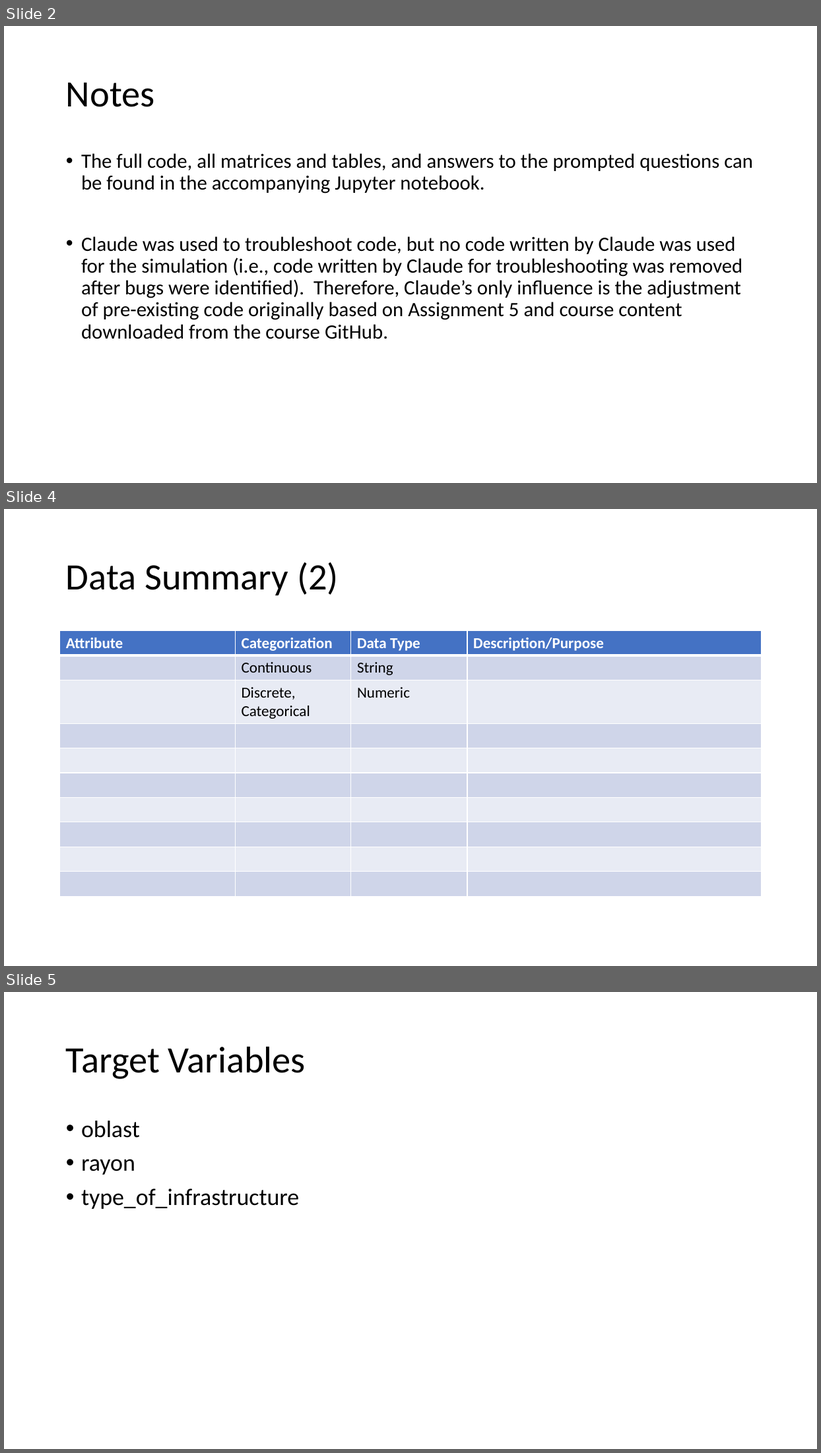
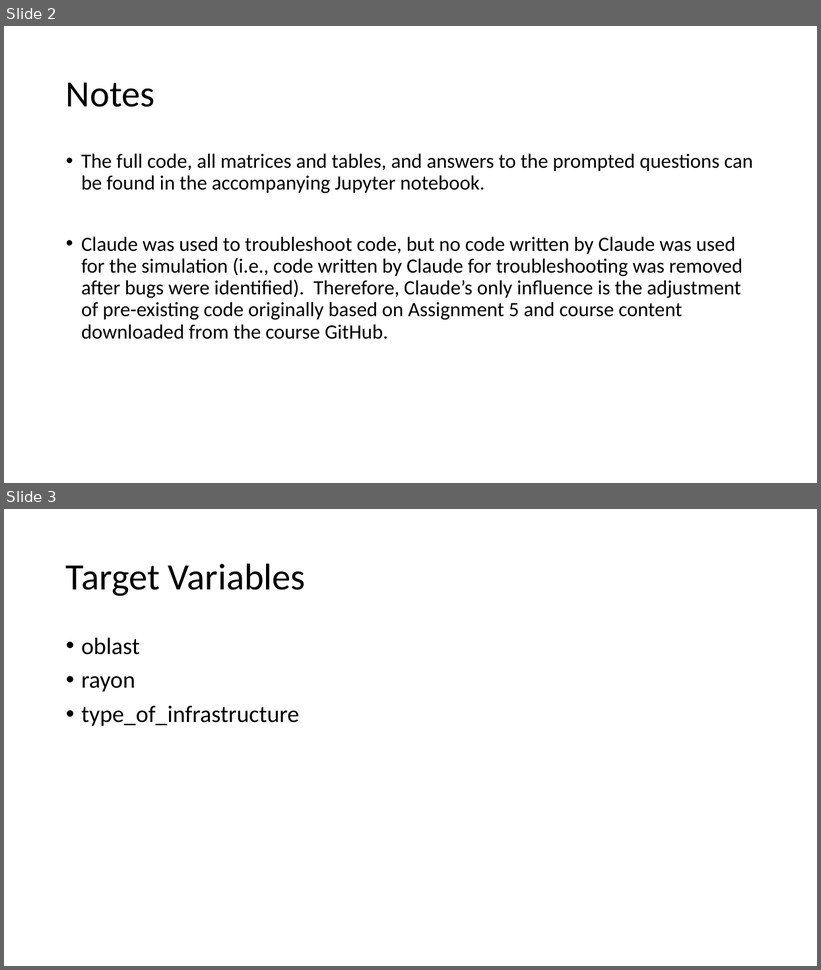
Before and after one commit to eglhannah/understanding_uncertainty_ukraine_project, a slide deck: Slide Deck Skeleton.pptx. Shown one above the other, each under a label of ours: slides 2, 4 and 5 before the commit, slides 2 and 3 after it; the slides between them are not shown. The pictures are 821x1453 and 821x970 pixels, drawn with LibreOffice and Linux fonts; fonts in the diff are those of the drawing. Boxes give left, top, right and bottom in pixels: in the first picture for what was removed or moved away, otherwise in the second. Text is boxed around its words. In the diff, an @@ line names an element or a change of style, - is before the commit and + after.

```diff
--- a/Slide Deck Skeleton.pptx
+++ b/Slide Deck Skeleton.pptx
@@ slide 4 removed at box(4, 509, 817, 966), background #FFFFFF @@
@@ title removed at box(66, 562, 339, 595) @@
-Data Summary (2)
@@ table removed at box(60, 631, 762, 896), 10 rows, 4 columns @@
-Attribute | Categorization | Data Type | Description/Purpose
- | Continuous | String | 
- | Discrete, Categorical | Numeric | 
- |  |  | 
- |  |  | 
- |  |  | 
- |  |  | 
- |  |  | 
- |  |  | 
- |  |  | 
@@ what was slide 5 is now slide 3 @@
```
Also in this commit, not shown: 3 slides changed, 2 slides added, 3 other slides removed.
